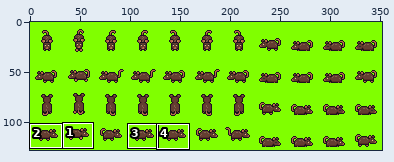
Sprite sheet, stored at src/main/resources/base/img/mouse.png. The picture above shows the old version from afar; the outline marks the close-up.
Close-up. Before the edit:
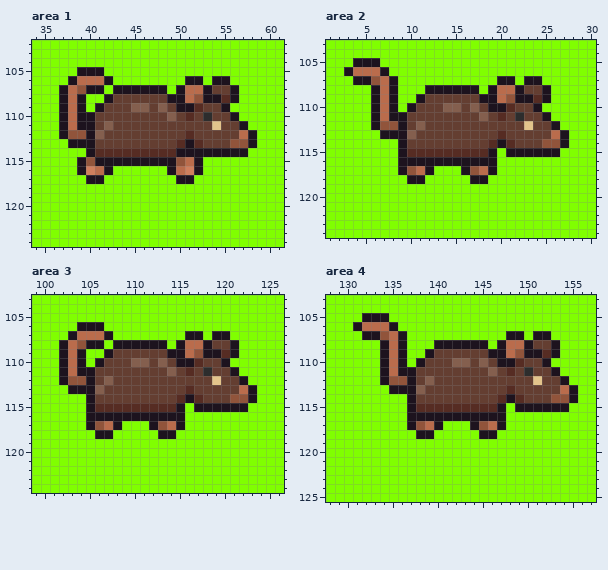
The file is 352x128 pixels. Shown: area 1: x 34..61, y 102..124; area 2: x 1..30, y 103..124; area 3: x 99..126, y 103..124; area 4: x 128..157, y 103..125. The commit also changed other parts of the picture, which this record leaves out.
After:
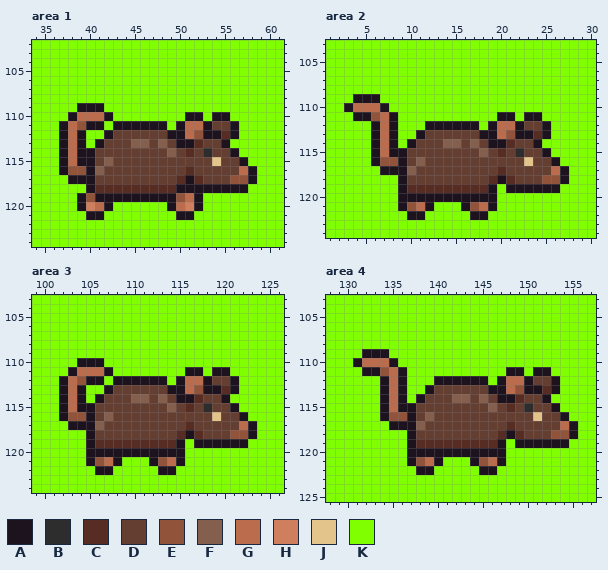
Palette (. is transparent): A #1d131e  B #2d2d2d  C #562c23  D #643e31  E #91543b  F #845f4e  G #ba6c4c  H #cf7f5e  J #e3c48b  K #80ff00
Edits made:
Changed rows in their new state; - is an unchanged pixel.
Area 1:
first column x 37:
105 --KKK-----------------
106 -KKKKK--------KK-KK---
107 KKKKK-KKKKKK-KKKKKKK--
108 KKK--KKKKKKKKKKKKKKK--
109 KK-A-KKKKKKKKKKKKKK---
110 KAGGGAKKKKKKKKAAKAAK--
111 --E-AKAAAAAAKAGGAD-AK-
112 -GAKKA------AAGEAACAKK
113 AG-KA---FF-F-A----AKKK
114 AGA-DDDDDDDDFDCDBDD-K-
115 AG-ADFDDDDDDDDDDDJDDA-
116 AEEAFDDDDDDDDDCDDDDDGA
117 -AA-DDDDDDDDDC-CDDDEEA
118 ---ACCCCCCCCCAAAAAAAA-
119 --AEAAAAAAAAAEGA------
120 --AHGA------AGHA------
121 ---AA--------AA-------
Area 2:
first column x 3:
105 -KKK---------------------
106 KKKKK--------------------
107 -KKKKK-----------KK-KK---
108 ---KKK---KKKKKK-KKKKKKK--
109 -AA-KK--KKKKKKKKKKKKKKK--
110 AGGGAK-KKKKKKKKKKKKKKK---
111 -AAE--KKKKKKKKKKKAAKAAK--
112 ----GAKKKAAAAAAKAGGAD-AK-
113 ---AG-KKA------AAGEAACAKK
114 ---AGAKA---FF-F-A----AKKK
115 ---AGA-DDDDDDDDFDCDBDD-K-
116 ---AEE-DFDDDDDDDDDDDJDDA-
117 ----AA-FDDDDDDDDDCDDDDDGA
118 ------ADDDDDDDDDCACDDDEEA
119 ------ACCCCCCCCCA-AAAAAA-
120 ------AAAAAAAAAAA--------
121 ------AEGA---AEGA--------
122 -------AA-----AA---------
Area 3:
first column x 102:
106 --KKK-----------------
107 -KKKKK--------KK-KK---
108 KKKKK-KKKKKK-KKKKKKK--
109 KKK--KKKKKKKKKKKKKKK--
110 KK-A-KKKKKKKKKKKKKK---
111 KAGGGAKKKKKKKKAAKAAK--
112 -G--AKAAAAAAKAGGAD-AK-
113 AG-KKA------AAGEAACAKK
114 AGAKA---FF-F-A----AKKK
115 AGA-DDDDDDDDFDCDBDD-K-
116 AEE-DFDDDDDDDDDDDJDDA-
117 -AA-FDDDDDDDDDCDDDDDGA
118 ---ADDDDDDDDDCACDDDEEA
119 ---ACCCCCCCCCA-AAAAAA-
120 ---AAAAAAAAAAA--------
121 ---AEGA---AEGA--------
122 ----AA-----AA---------
Area 4:
first column x 131:
105 -KKK---------------------
106 KKKKK--------------------
107 -KKKKK-----------KK-KK---
108 ---KKK---KKKKKK-KKKKKKK--
109 -AA-KK--KKKKKKKKKKKKKKK--
110 AGGGAK-KKKKKKKKKKKKKKK---
111 -AAE--KKKKKKKKKKKAAKAAK--
112 ----GAKKKAAAAAAKAGGAD-AK-
113 ---AG-KKA------AAGEAACAKK
114 ---AGAKA---FF-F-A----AKKK
115 ---AGA-DDDDDDDDFDCDBDD-K-
116 ---AEE-DFDDDDDDDDDDDJDDA-
117 ----AA-FDDDDDDDDDCDDDDDGA
118 ------ADDDDDDDDDCACDDDEEA
119 ------ACCCCCCCCCA-AAAAAA-
120 ------AAAAAAAAAAA--------
121 ------AEGA---AEGA--------
122 -------AA-----AA---------
